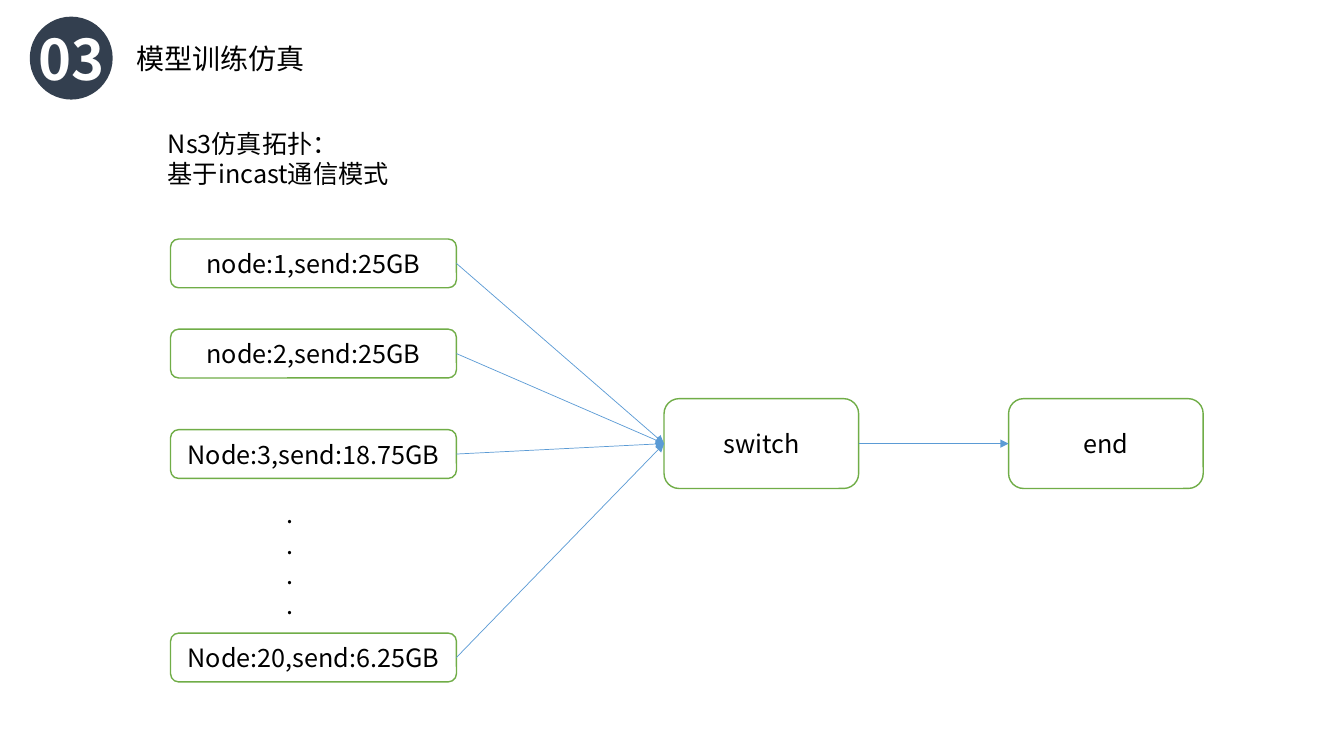
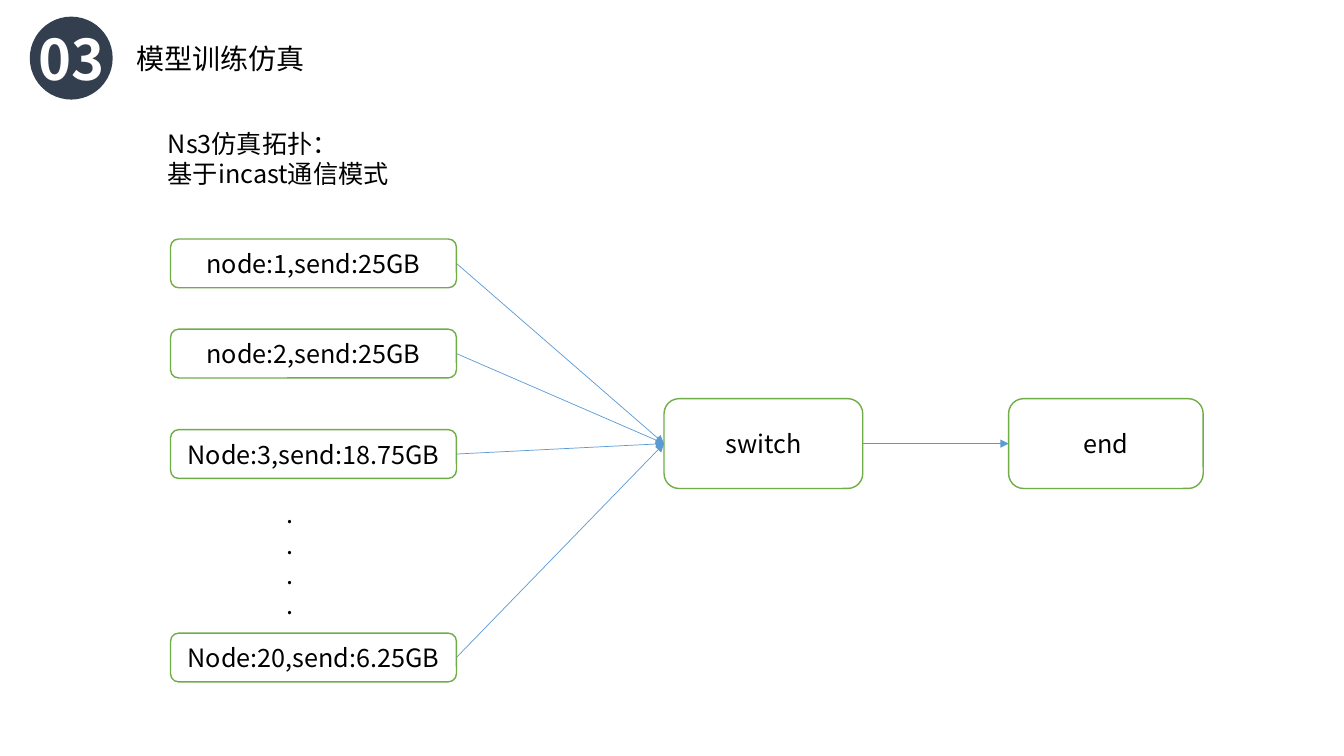
Before and after one commit to JinPeng-Zhang/DCN-LSTM_PID-congestion-control, a slide deck: slide 15 of paper/中期答辩.pptx (slide 14 before the commit). Drawn at 1344x756 pixels with LibreOffice and Linux fonts; fonts in the diff are those of the drawing. Boxes give left, top, right and bottom in pixels: in the first picture for what was removed or moved away, otherwise in the second. Text is boxed around its words. In the diff, an @@ line names an element or a change of style, - is before the commit and + after.

```diff
--- a/paper/中期答辩.pptx
+++ b/paper/中期答辩.pptx
@@ rounded rectangle "switch": place and size @@
-rounded rectangle "switch" at (664,399,859,489)
+rounded rectangle "switch" at (664,399,863,489)
@@ arrow moved from (859, 444) - (1009, 444) to (863, 444) - (1009, 444) @@
```
Also in this commit, not shown: 2 other slides changed, 1 slide added, 2 other files.
